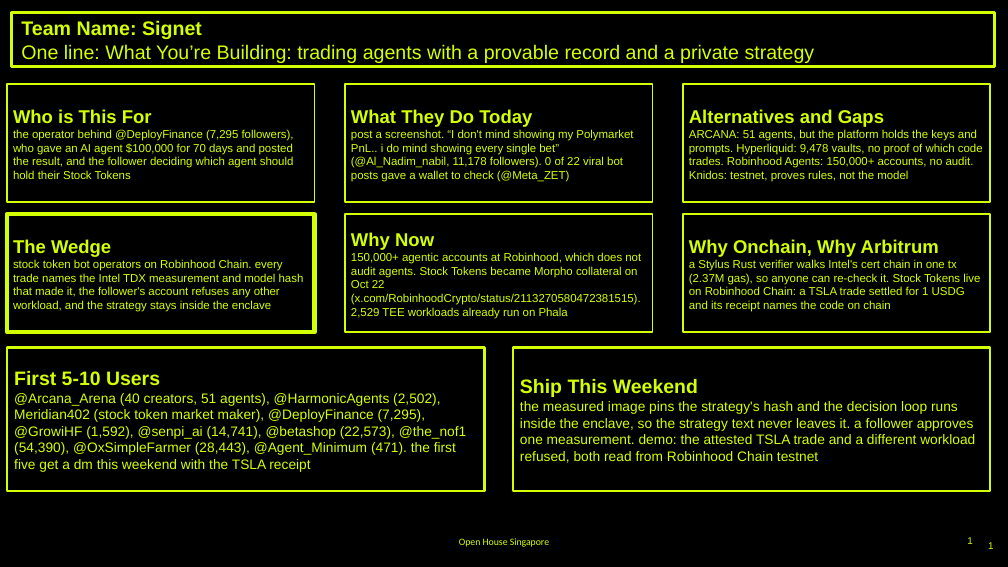
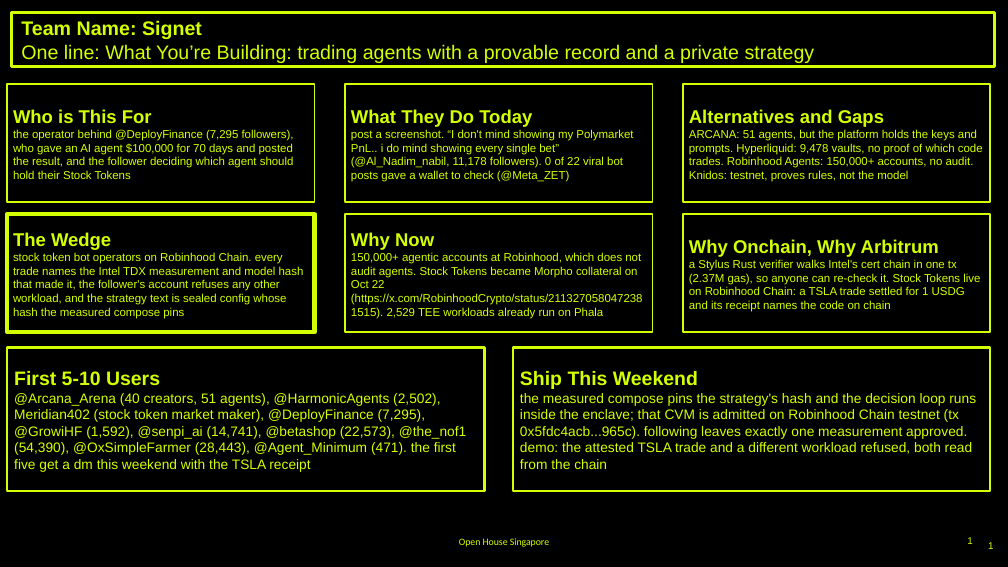
Before and after one commit to aarav1656/signet, a slide deck: slide 1 of deck/canvas/Signet-Product-Canvas.pptx. Drawn at 1008x567 pixels with LibreOffice and Linux fonts; fonts in the diff are those of the drawing; background and template pictures are left out. Boxes give left, top, right and bottom in pixels: in the first picture for what was removed or moved away, otherwise in the second. Text is boxed around its words. In the diff, an @@ line names an element or a change of style, - is before the commit and + after.

Commit message:
Claims discipline across README, deck, canvases and submission: strategy commitment by digest with its live admission txs, follow leaves exactly one measurement, compose hash identity, Morpho footnote cites the RobinhoodCrypto status URL, canvas text from one source, counts from this tree's runs

```diff
--- a/deck/canvas/Signet-Product-Canvas.pptx
+++ b/deck/canvas/Signet-Product-Canvas.pptx
@@ text in rectangle at bbox=[13, 252, 304, 319]: text changed @@
-stock token bot operators on Robinhood Chain. every trade names the Intel TDX measurement and model hash that made it, the follower's account refuses any other workload, and the strategy stays inside the enclave
+stock token bot operators on Robinhood Chain. every trade names the Intel TDX measurement and model hash that made it, the follower's account refuses any other workload, and the strategy text is sealed config whose hash the measured compose pins
@@ text in rectangle at bbox=[351, 252, 643, 319]: text changed @@
-150,000+ agentic accounts at Robinhood, which does not audit agents. Stock Tokens became Morpho collateral on Oct 22 (x.com/RobinhoodCrypto/status/2113270580472381515). 2,529 TEE workloads already run on Phala
+150,000+ agentic accounts at Robinhood, which does not audit agents. Stock Tokens became Morpho collateral on Oct 22 (https://x.com/RobinhoodCrypto/status/2113270580472381515). 2,529 TEE workloads already run on Phala
@@ text in rectangle at bbox=[520, 393, 976, 469]: text changed @@
-the measured image pins the strategy's hash and the decision loop runs inside the enclave, so the strategy text never leaves it. a follower approves one measurement. demo: the attested TSLA trade and a different workload refused, both read from Robinhood Chain testnet
+the measured compose pins the strategy's hash and the decision loop runs inside the enclave; that CVM is admitted on Robinhood Chain testnet (tx 0x5fdc4acb...965c). following leaves exactly one measurement approved. demo: the attested TSLA trade and a different workload refused, both read from the chain
```
Also in this commit, not shown: 24 other files.
